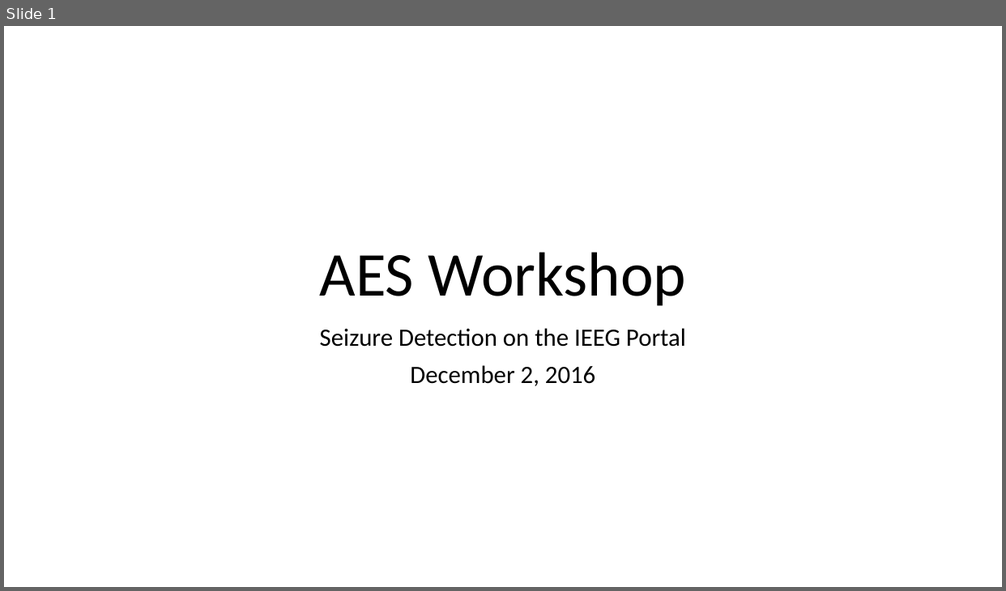
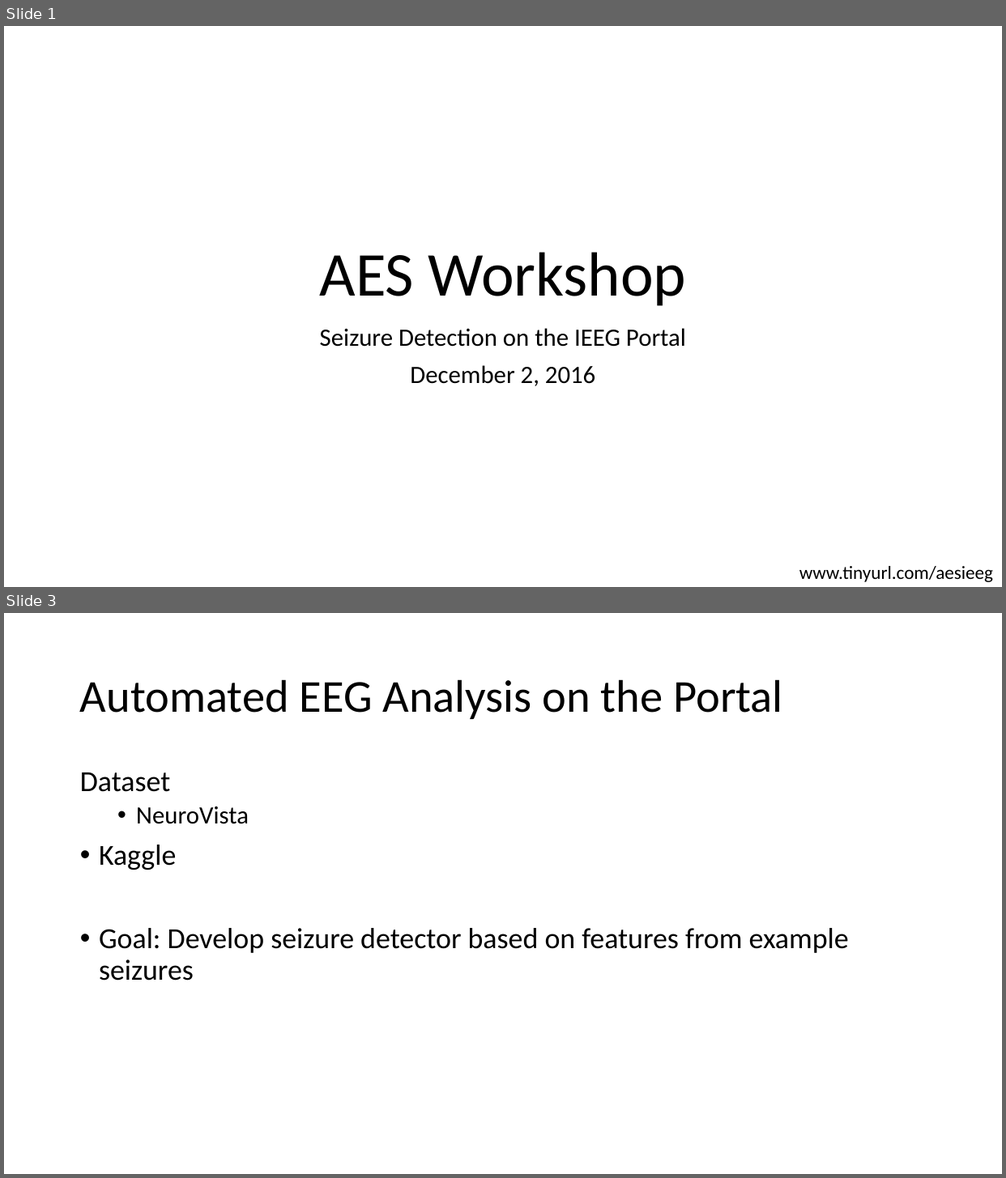
Before and after one commit to hoameng/AES2016WorkshopMaterials, a slide deck: Introduction.pptx. Shown one above the other, each under a label of ours: slide 1 before the commit, slides 1 and 3 after it; the slides between them are not shown. The pictures are 1006x591 and 1006x1178 pixels, drawn with LibreOffice and Linux fonts; fonts in the diff are those of the drawing. Boxes give left, top, right and bottom in pixels: in the first picture for what was removed or moved away, otherwise in the second. Text is boxed around its words. In the diff, an @@ line names an element or a change of style, - is before the commit and + after.

```diff
--- a/Introduction.pptx
+++ b/Introduction.pptx
@@ slide 3 added at <box>4,613,1002,1174</box>, background #FFFFFF @@
@@ title added at <box>80,679,783,719</box>, 44 pt, text #000000 @@
+Automated EEG Analysis on the Portal
@@ text added at <box>80,773,849,981</box>, 28 pt, text #000000 @@
+Dataset
+  • NeuroVista
+• Kaggle
+• Goal: Develop seizure detector based on features from example seizures
@@ slide 1 changed as well @@
@@ text added at <box>799,566,993,582</box>, 18 pt, text #000000 @@
+www.tinyurl.com/aesieeg
```
Also in this commit, not shown: 5 other slides added, 3 slides removed.
